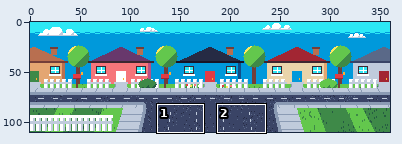
Pixel-art file -- art/backdrops/backdrop-woof-way.aseprite. Above: a wide view before the commit, with the close-up outlined.
Close-up. Before:
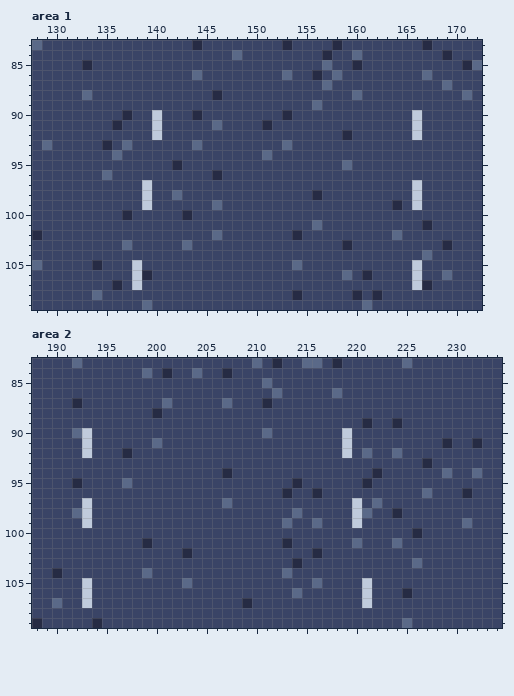
360x110 pixels, 1 frame. Shown: area 1: x 128..172, y 83..109; area 2: x 188..234, y 83..109. The commit also changed other parts of the picture, which this record leaves out.
The result:
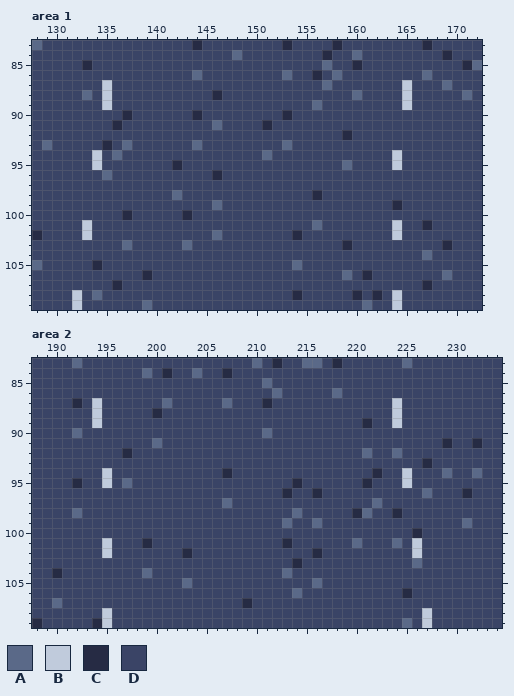
Palette (. is transparent): A #5a6988  B #c0cbdc  C #262b44  D #3a4466
Edits made:
Area 1:
Colour A becomes colour B in row 102 at x 164.
Colour D becomes colour B in rows 87 to 89 at x 135 and 165; in rows 94 to 95 at x 134 and 164; in row 101 at x 133 and 164; in row 102 at x 133; in rows 108 to 109 at x 132 and 164.
Colour B becomes colour D in rows 90 to 92 at x 140 and 166; in rows 97 to 99 at x 139 and 166; in rows 105 to 107 at x 138 and 166.
Area 2:
Colour C becomes colour B in row 89 at x 224.
Colour D becomes colour B in rows 87 to 88 at x 194 and 224; in row 89 at x 194; in rows 94 to 95 at x 195 and 225; in rows 101 to 102 at x 195 and 226; in rows 108 to 109 at x 195 and 227.
Colour B becomes colour C in row 98 at x 220.
Colour B becomes colour D in rows 90 to 92 at x 193 and 219; in row 97 at x 193 and 220; in row 98 at x 193; in row 99 at x 193 and 220; in rows 105 to 107 at x 193 and 221.
